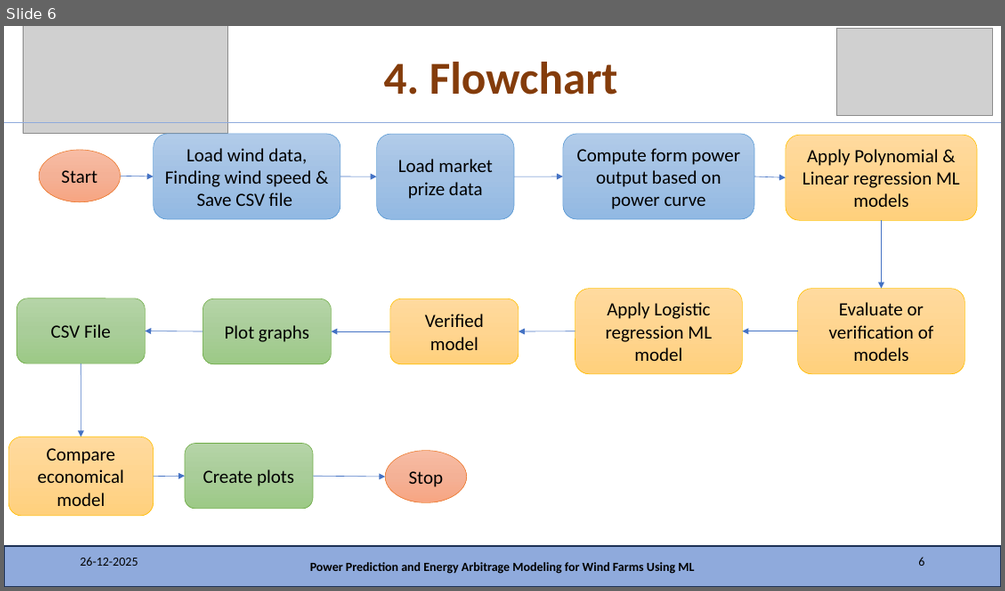
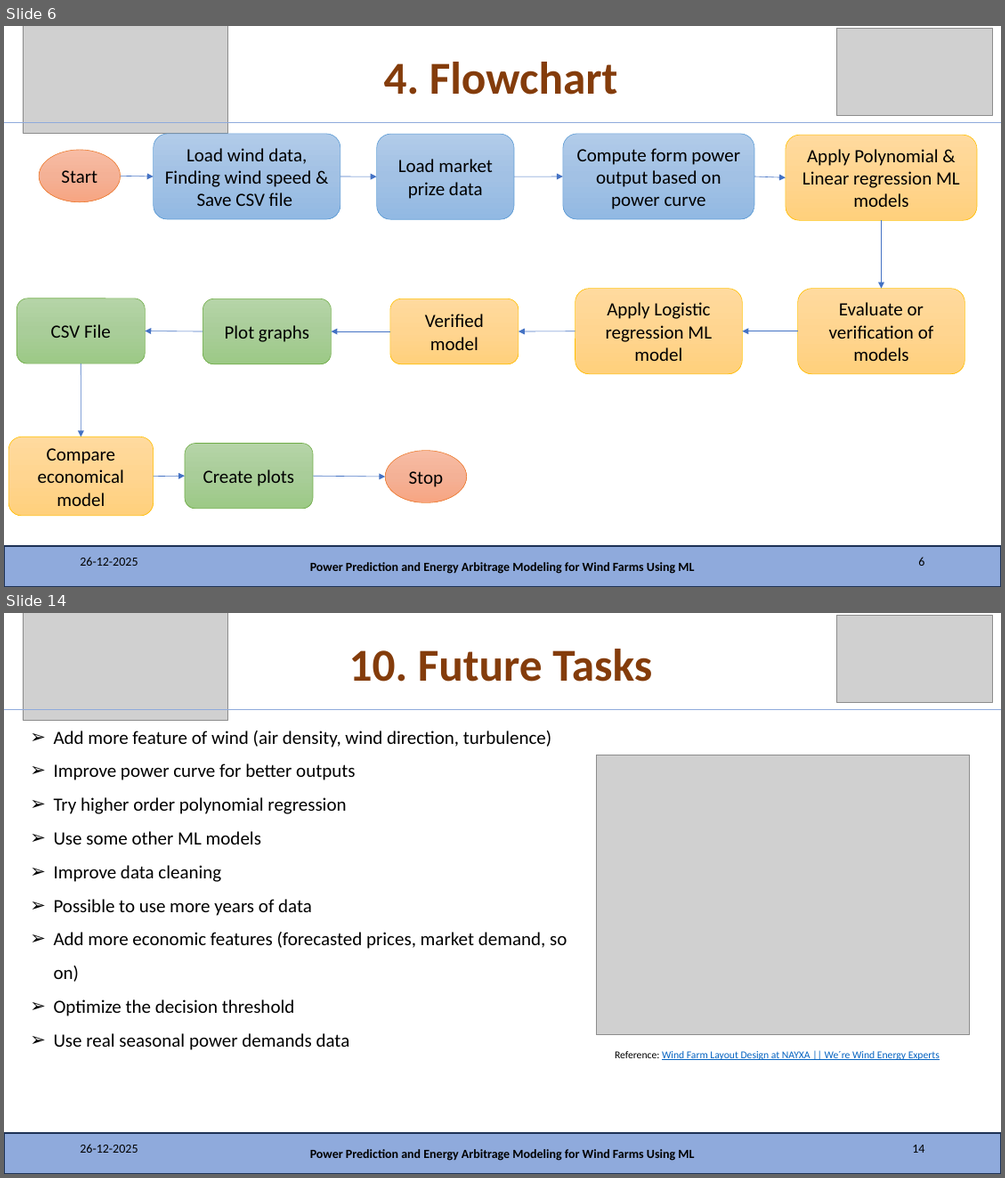
Before and after one commit to MadhaveshG/wind-h2-arbitrage, a slide deck: Presentation/Presentation_06_01_2026.pptx. Shown one above the other, each under a label of ours: slide 6 before the commit, slides 6 and 14 after it; the slides between them are not shown. The pictures are 1005x591 and 1005x1178 pixels, drawn with LibreOffice and Linux fonts; fonts in the diff are those of the drawing; grey boxes stand for pictures. Boxes give left, top, right and bottom in pixels: in the first picture for what was removed or moved away, otherwise in the second. Text is boxed around its words. In the diff, an @@ line names an element or a change of style, - is before the commit and + after.

```diff
--- a/Presentation/Presentation_06_01_2026.pptx
+++ b/Presentation/Presentation_06_01_2026.pptx
@@ slide 14 added at (4, 613, 1001, 1174), background #FFFFFF @@
@@ picture added at (23, 613, 228, 720) @@
@@ picture added at (836, 616, 992, 702) @@
@@ title added at (349, 649, 652, 682), 44 pt, text #843C0B, bold @@
+10. Future Tasks
@@ line added from (4, 709) to (1001, 709), #8FAADC 0.5 pt @@
@@ text added at (54, 730, 566, 1050), 18 pt, text #000000 @@
+➢ Add more feature of wind (air density, wind direction, turbulence)
+➢ Improve power curve for better outputs
+➢ Try higher order polynomial regression
+➢ Use some other ML models
+➢ Improve data cleaning
+➢ Possible to use more years of data
+➢ Add more economic features (forecasted prices, market demand, so on)
+➢ Optimize the decision threshold
+➢ Use real seasonal power demands data
@@ picture added at (596, 755, 970, 1035) @@
@@ text added at (615, 1051, 939, 1060), 10 pt, text #0563C1, underline @@
+Reference: Wind Farm Layout Design at NAYXA || We´re Wind Energy Experts
@@ rectangle added at (4, 1133, 1001, 1174), fill #8FAADC, outline #1E3256 1 pt @@
@@ text added at (80, 1143, 138, 1152), 12 pt, text #000000 @@
+26-12-2025
@@ page number added at (912, 1144, 924, 1152), 12 pt, text #000000 @@
+14
@@ text added at (310, 1149, 694, 1160), 12 pt, text #000000, bold @@
+Power Prediction and Energy Arbitrage Modeling for Wind Farms Using ML
```
Also in this commit, not shown: 7 slides changed, 6 other slides added, 1 other file.
